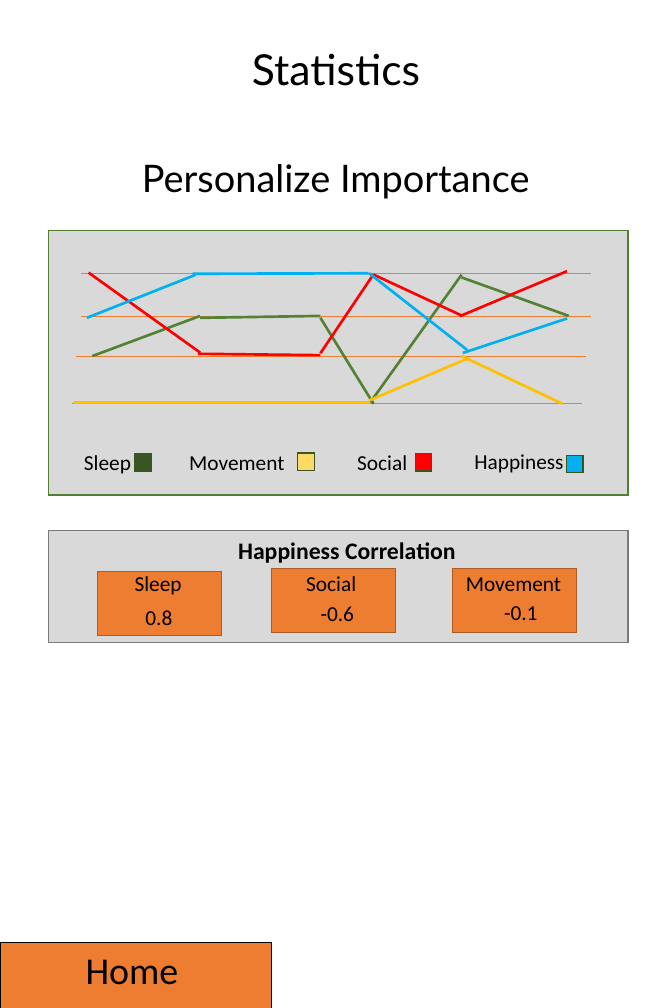
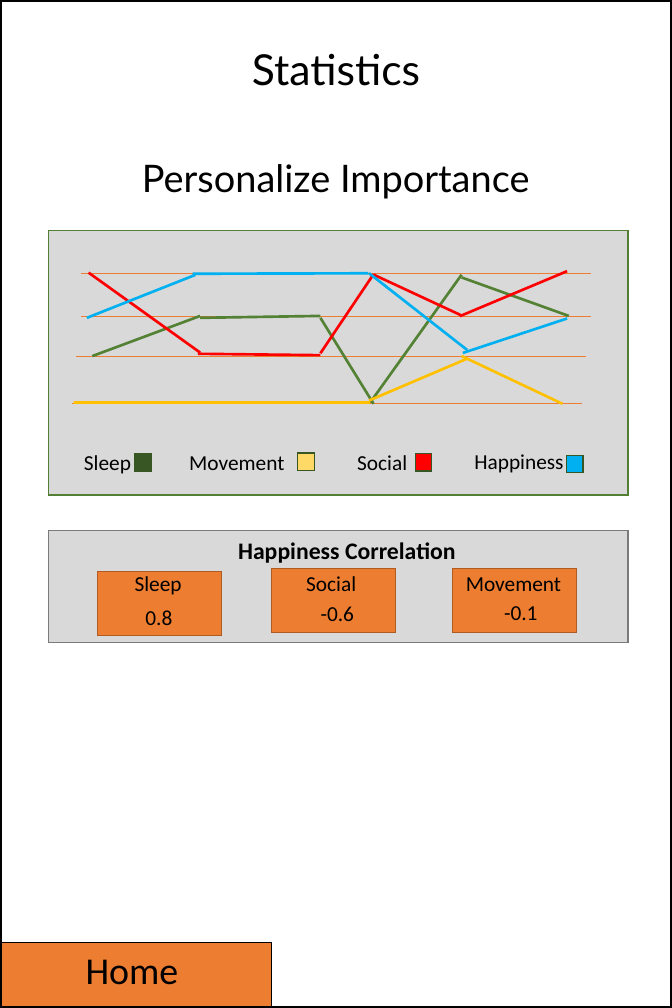
Before and after one commit to RunarReve/MoodTrackingApp, a slide deck: slide 7 of Documents/UI.pptx. Drawn at 672x1008 pixels with LibreOffice and Linux fonts; fonts in the diff are those of the drawing. Boxes give left, top, right and bottom in pixels: in the first picture for what was removed or moved away, otherwise in the second. Text is boxed around its words. In the diff, an @@ line names an element or a change of style, - is before the commit and + after.

```diff
--- a/Documents/UI.pptx
+++ b/Documents/UI.pptx
@@ rectangle added at (0, 0, 672, 1008), outline #000000 3 pt @@
```
Also in this commit, not shown: 9 other slides changed, 29 other files.
